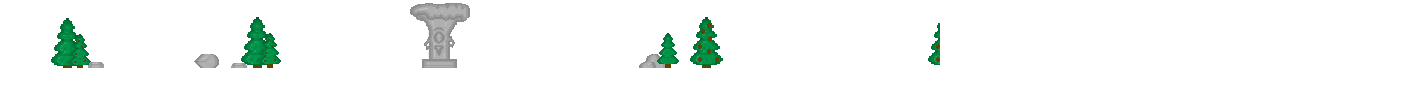
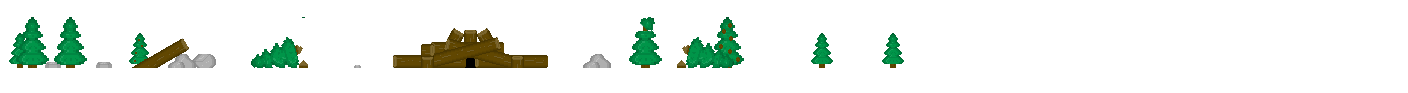
Layer changes from the first 1408 x 93 image to the second:
hid group "Scenery" (2nd of 5, in "Full maps" › "1-4") (10 layers) over [51,3,940,68]
added group "1-2" with 34 layers in group "Full maps" over [9,3,940,68]
added group "Scenery" (4th of 5, in "Full maps" › "1-2") with 25 layers in group "1-2" over [9,17,904,68]
added layer "Big rock alt copy 4" in group "Scenery" over [583,54,611,68]
added layer "Big pine copy 3" in group "Scenery" over [629,17,662,68]
added layer "Fallen pine copy 2" in group "Scenery" over [677,37,734,68]
added layer "Fallen pine" in group "Scenery" over [251,17,308,68]
added layer "Big pine copy 2" in group "Scenery" over [54,17,87,68]
added layer "Big pine copy" in group "Scenery" over [16,17,49,68]
added group "Beavers territory" with 8 layers in group "Scenery" over [129,28,548,68]
added layer "Log upright copy 3" (1st of 2, in "Full maps" › "1-2" › "Scenery" › "Beavers territory") in group "Beavers territory" over [464,30,477,42]
added layer "Log upright copy 2" in group "Beavers territory" over [421,44,434,57]
added layer "Loiig group" in group "Beavers territory" over [393,37,548,68]
added layer "Log upright copy 5" in group "Beavers territory" over [477,28,493,45]
added layer "Log upright copy 4" in group "Beavers territory" over [448,28,464,45]
added layer "Log copy 2" in group "Beavers territory" over [129,38,189,68]
added layer "Big rock alt copy 3" in group "Scenery" over [168,54,196,68]
added layer "Big rock copy 4" in group "Scenery" over [191,54,216,68]
added layer "Big pine with cones copy 4" in group "Scenery" over [711,17,744,68]
added layer "Small pine with cones copy 2" in group "Scenery" over [129,33,151,68]
added layer "Small pine copy 4" in group "Scenery" over [882,33,904,68]
added layer "Small pine copy 3" in group "Scenery" over [811,33,833,68]
added layer "Small pine copy 2" in group "Scenery" over [9,33,31,68]
…and 5 more changes (5 added)
